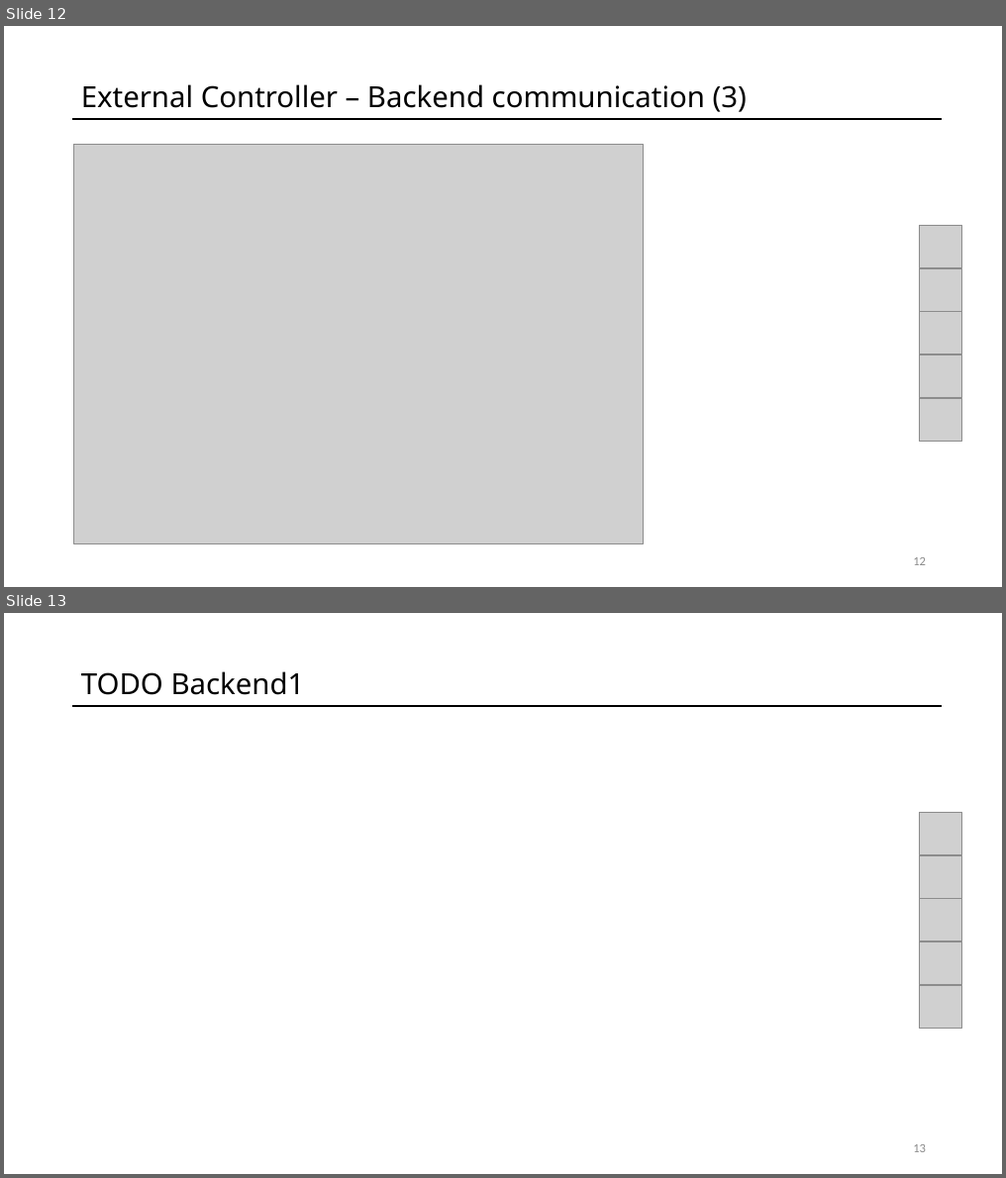
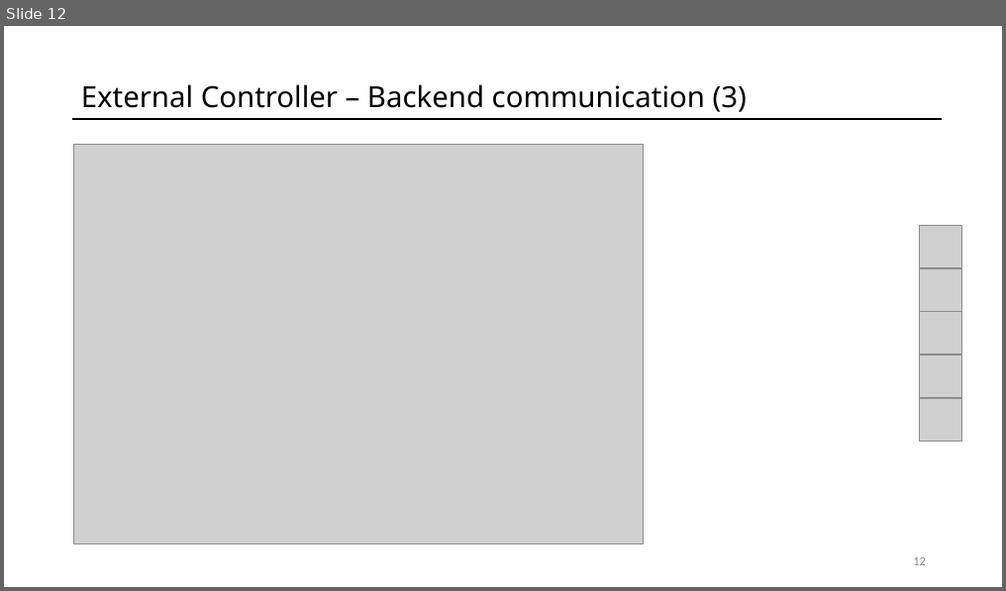
Before and after one commit to fpedd/ees-pees, a slide deck: orga/milestone_presentations/MP2.pptx. Shown one above the other, each under a label of ours: slides 12 and 13 before the commit, slide 12 after it. The pictures are 1006x1178 and 1006x591 pixels, drawn with LibreOffice and Linux fonts; fonts in the diff are those of the drawing; grey boxes stand for pictures. Boxes give left, top, right and bottom in pixels: in the first picture for what was removed or moved away, otherwise in the second. Text is boxed around its words. In the diff, an @@ line names an element or a change of style, - is before the commit and + after.

```diff
--- a/orga/milestone_presentations/MP2.pptx
+++ b/orga/milestone_presentations/MP2.pptx
@@ slide 13 removed at (x1=4, y1=613, x2=1002, y2=1174), background #FFFFFF; not listed: 1 template element that a slide beside it also shows @@
@@ text removed at (x1=81, y1=671, x2=305, y2=695) @@
-TODO Backend1
@@ group removed at (x1=920, y1=812, x2=962, y2=1029): 5 pictures @@
@@ page number removed at (x1=913, y1=1145, x2=926, y2=1153) @@
-13
```
Also in this commit, not shown: 1 slide changed, 9 slides added, 2 other slides removed.
